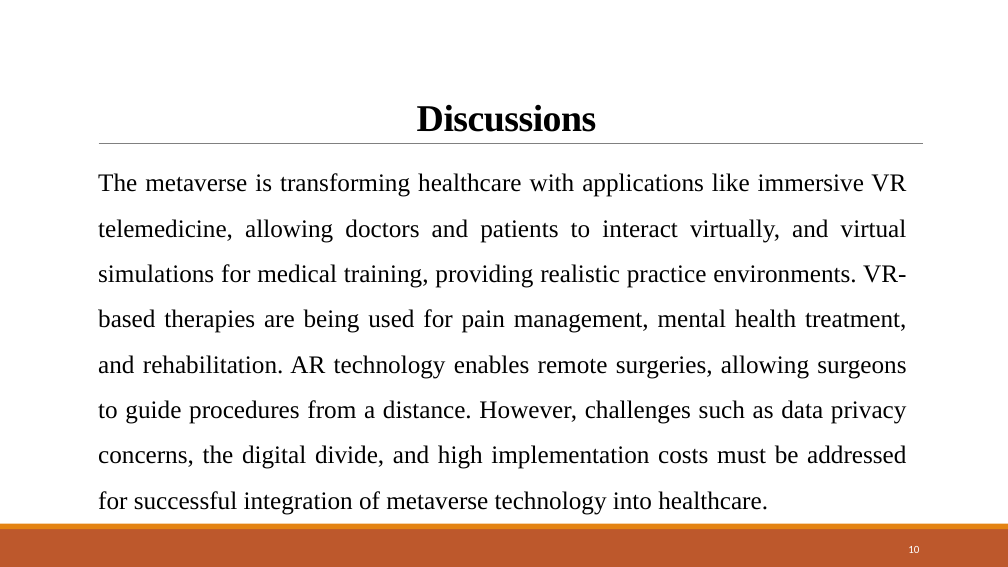
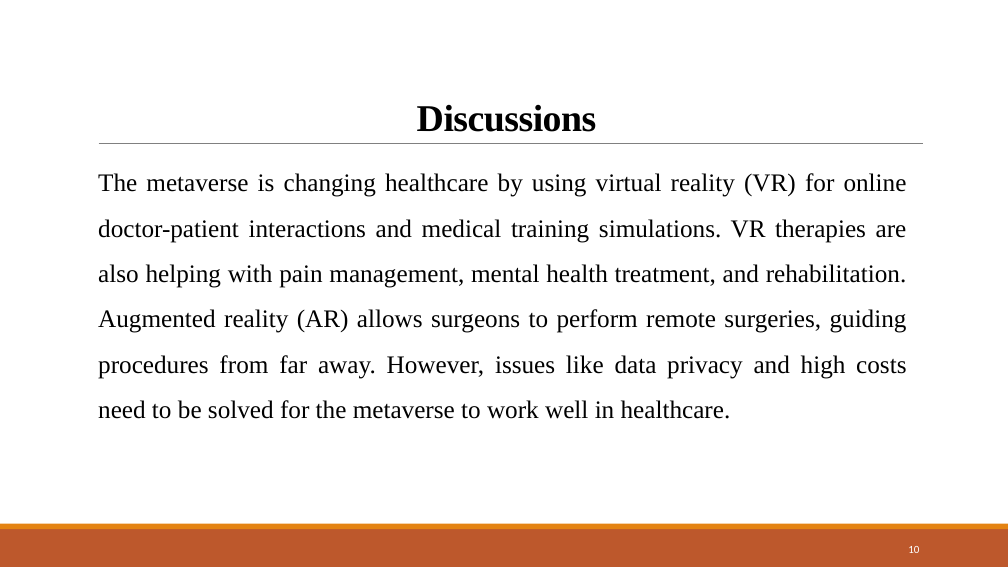
Before and after one commit to Devjethva1111/Metaverse-in-Healthcare, a slide deck: slide 10 of Seminar PPT/23MDS003 - Seminar.pptx. Drawn at 1008x567 pixels with LibreOffice and Linux fonts; fonts in the diff are those of the drawing. Boxes give left, top, right and bottom in pixels: in the first picture for what was removed or moved away, otherwise in the second. Text is boxed around its words. In the diff, an @@ line names an element or a change of style, - is before the commit and + after.

```diff
--- a/Seminar PPT/23MDS003 - Seminar.pptx
+++ b/Seminar PPT/23MDS003 - Seminar.pptx
@@ text at (98, 173, 907, 419): text changed @@
-The metaverse is transforming healthcare with applications like immersive VR telemedicine, allowing doctors and patients to interact virtually, and virtual simulations for medical training, providing realistic practice environments. VR-based therapies are being used for pain management, mental health treatment, and rehabilitation. AR technology enables remote surgeries, allowing surgeons to guide procedures from a distance. However, challenges such as data privacy concerns, the digital divide, and high implementation costs must be addressed for successful integration of metaverse technology into healthcare.
+The metaverse is changing healthcare by using virtual reality (VR) for online doctor-patient interactions and medical training simulations. VR therapies are also helping with pain management, mental health treatment, and rehabilitation. Augmented reality (AR) allows surgeons to perform remote surgeries, guiding procedures from far away. However, issues like data privacy and high costs need to be solved for the metaverse to work well in healthcare.
```
Also in this commit, not shown: 3 other slides changed.
